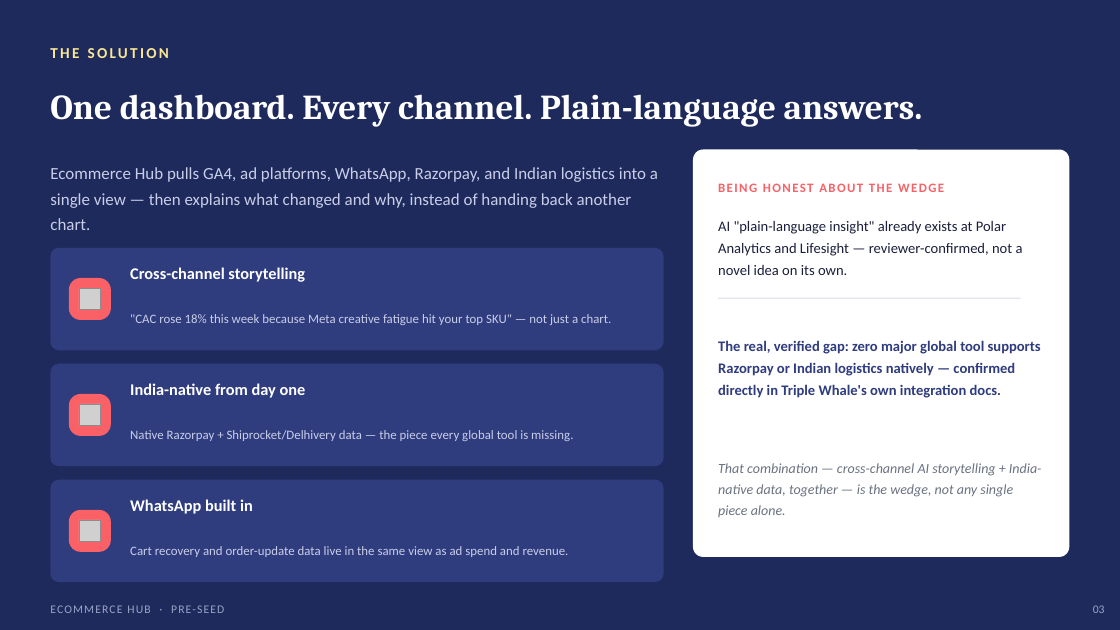
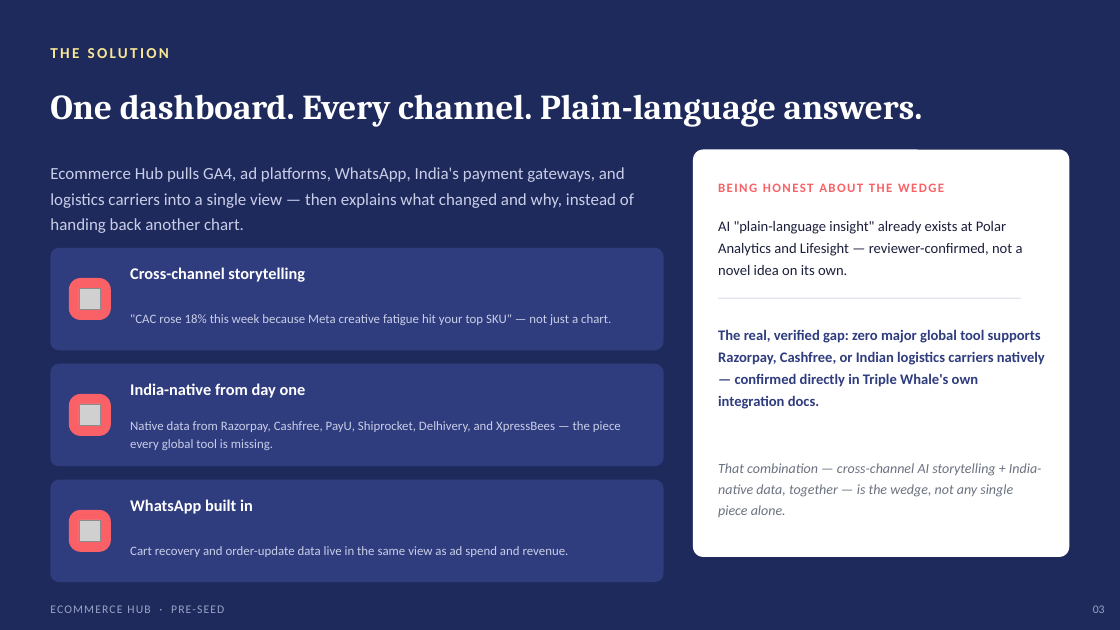
Before and after one commit to rupaparapriyam/priyam-ka-patora, a slide deck: slide 3 of A priyam ka patora/Startup Ideas/03 - Ecommerce Hub/Ecommerce_Hub_PreSeed_Deck.pptx. Drawn at 1120x630 pixels with LibreOffice and Linux fonts; fonts in the diff are those of the drawing; grey boxes stand for pictures. Boxes give left, top, right and bottom in pixels: in the first picture for what was removed or moved away, otherwise in the second. Text is boxed around its words. In the diff, an @@ line names an element or a change of style, - is before the commit and + after.

```diff
--- a/A priyam ka patora/Startup Ideas/03 - Ecommerce Hub/Ecommerce_Hub_PreSeed_Deck.pptx
+++ b/A priyam ka patora/Startup Ideas/03 - Ecommerce Hub/Ecommerce_Hub_PreSeed_Deck.pptx
@@ text at [50,167,634,233]: text changed @@
-Ecommerce Hub pulls GA4, ad platforms, WhatsApp, Razorpay, and Indian logistics into a single view — then explains what changed and why, instead of handing back another chart.
+Ecommerce Hub pulls GA4, ad platforms, WhatsApp, India's payment gateways, and logistics carriers into a single view — then explains what changed and why, instead of handing back another chart.
@@ text at [718,329,1045,409]: text changed @@
-The real, verified gap: zero major global tool supports Razorpay or Indian logistics natively — confirmed directly in Triple Whale's own integration docs.
+The real, verified gap: zero major global tool supports Razorpay, Cashfree, or Indian logistics carriers natively — confirmed directly in Triple Whale's own integration docs.
@@ text at [130,421,621,450]: text changed @@
-Native Razorpay + Shiprocket/Delhivery data — the piece every global tool is missing.
+Native data from Razorpay, Cashfree, PayU, Shiprocket, Delhivery, and XpressBees — the piece every global tool is missing.
```
Also in this commit, not shown: 15 other slides changed, 1 slide added, 2 other files.
